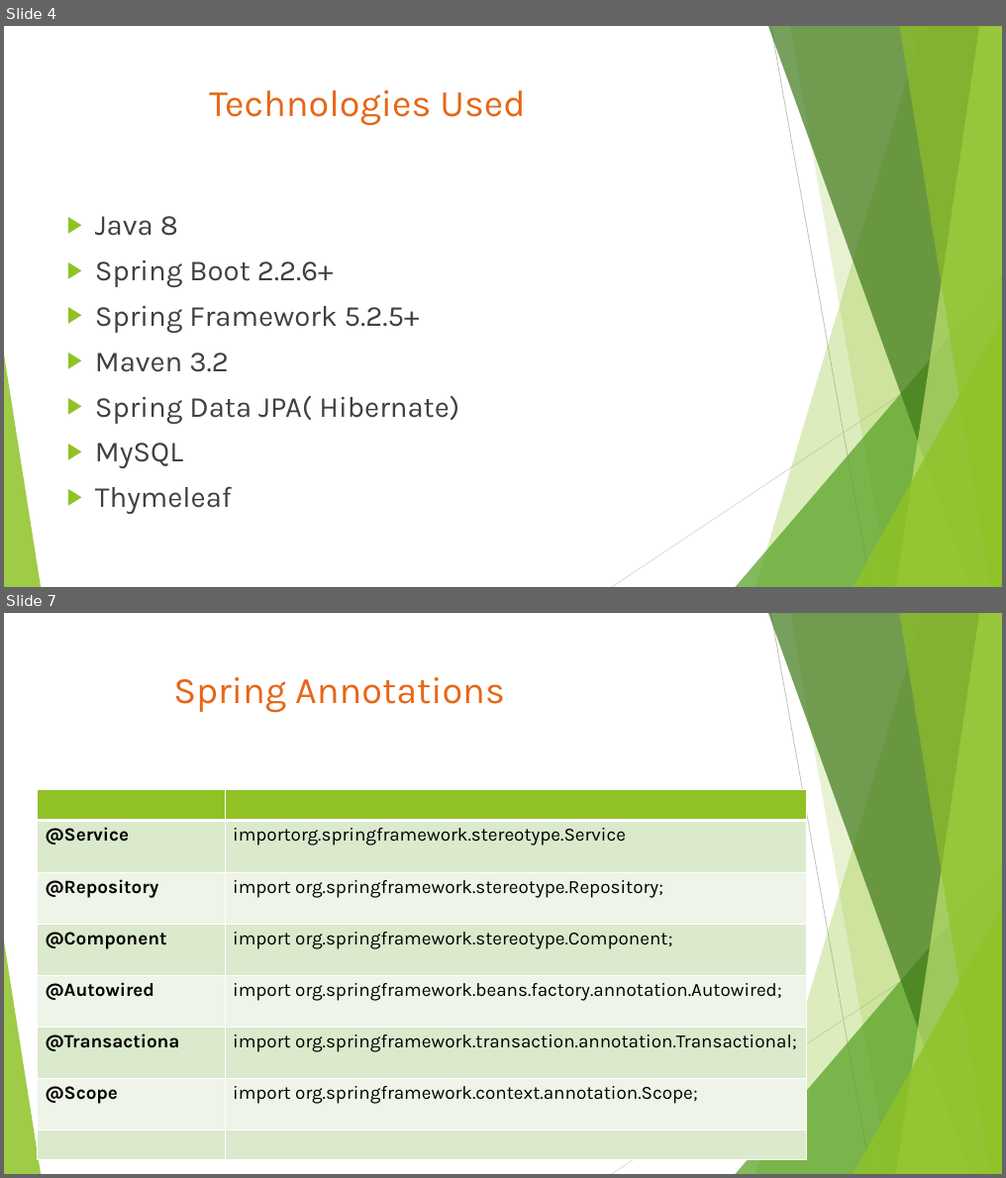
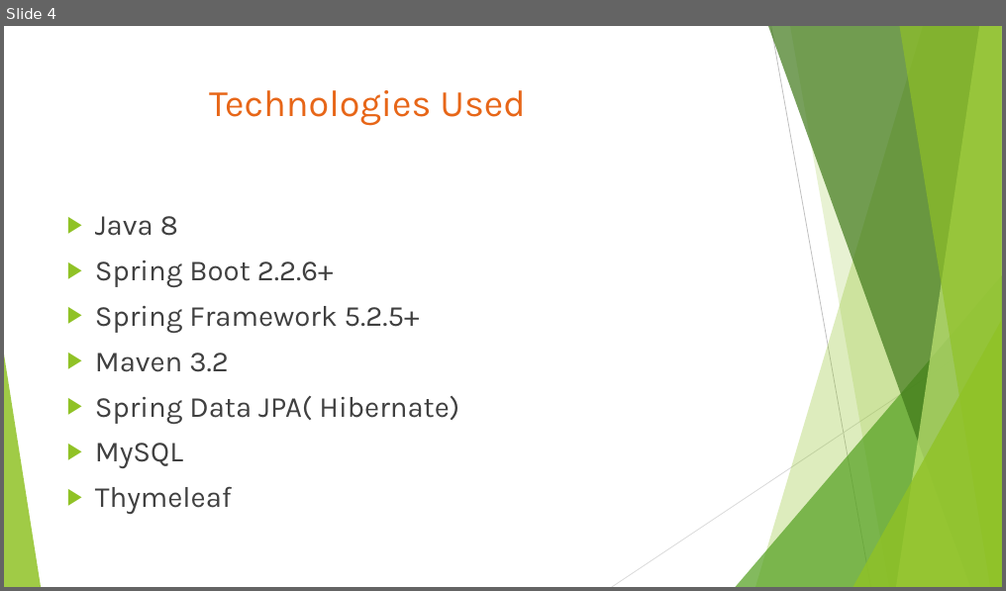
Before and after one commit to mohanabalaji/College_Management_System, a slide deck: PROJECT WORK PRESENTATION.pptx. Shown one above the other, each under a label of ours: slides 4 and 7 before the commit, slide 4 after it; the slides between them are not shown. The pictures are 1006x1178 and 1006x591 pixels, drawn with LibreOffice and Linux fonts; fonts in the diff are those of the drawing. Boxes give left, top, right and bottom in pixels: in the first picture for what was removed or moved away, otherwise in the second. Text is boxed around its words. In the diff, an @@ line names an element or a change of style, - is before the commit and + after.

```diff
--- a/PROJECT WORK PRESENTATION.pptx
+++ b/PROJECT WORK PRESENTATION.pptx
@@ slide 7 removed at <box>4,613,1002,1174</box>, background #FFFFFF; not listed: 10 template elements that a slide beside it also shows @@
@@ title removed at <box>173,677,505,713</box> @@
-Spring Annotations
@@ table removed at <box>38,789,807,1165</box>, 8 rows, 2 columns @@
- | 
-@Service | importorg.springframework.stereotype.Service
-@Repository | import org.springframework.stereotype.Repository;
-@Component | import org.springframework.stereotype.Component;
-@Autowired | import org.springframework.beans.factory.annotation.Autowired;
-@Transactiona | import org.springframework.transaction.annotation.Transactional;
-@Scope | import org.springframework.context.annotation.Scope;
- | 
```
Also in this commit, not shown: 5 slides changed, 5 slides added, 2 other slides removed.
